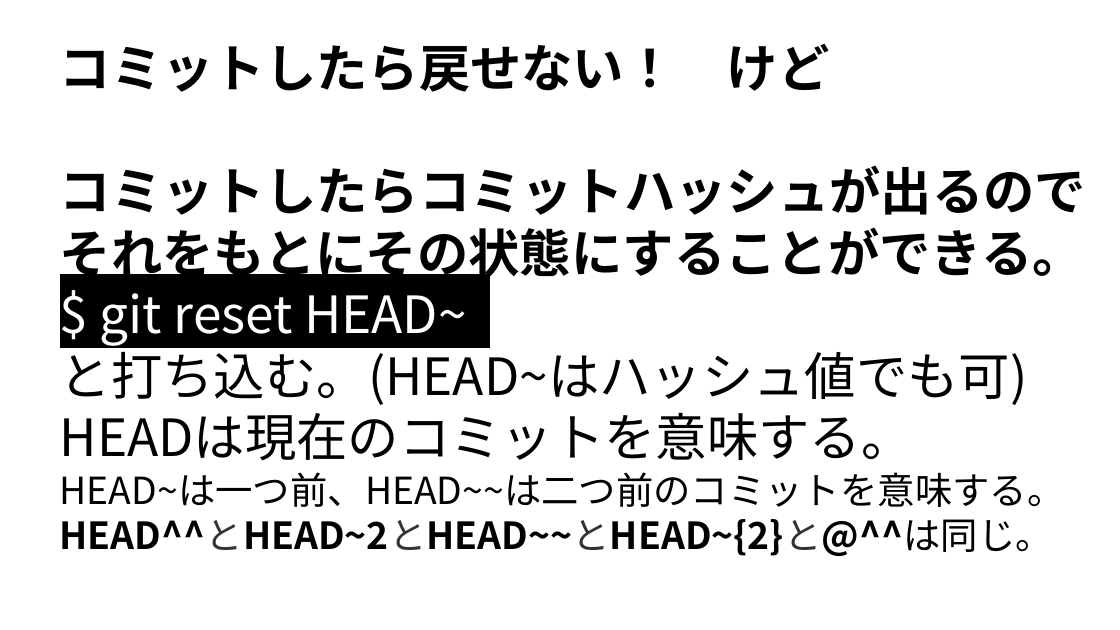
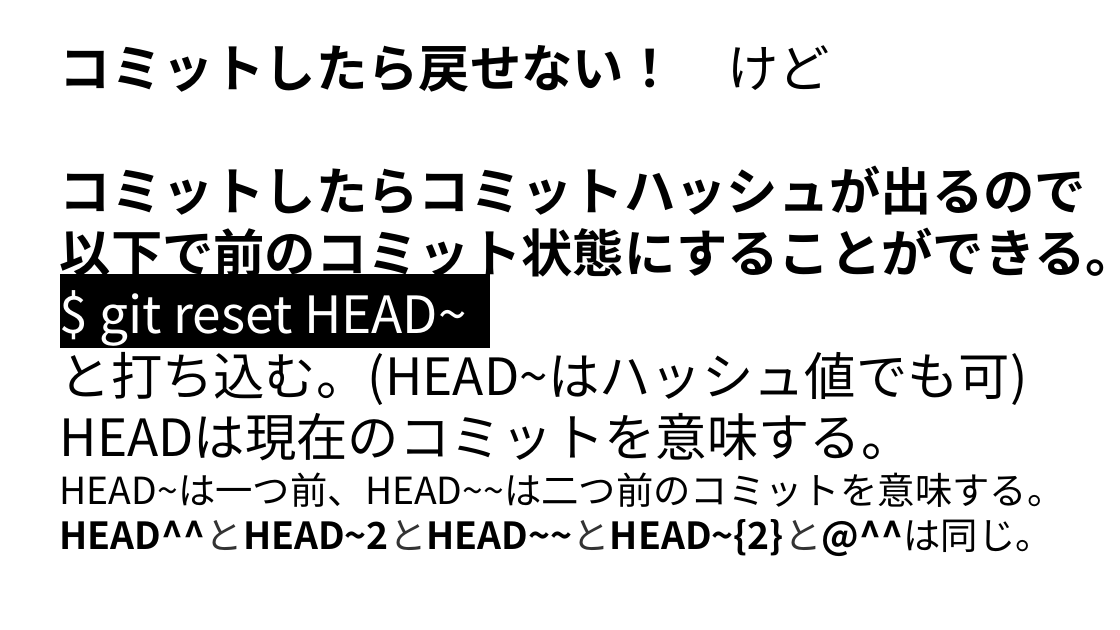
Before and after one commit to syalpon/master, a slide deck: slide 12 of git.pptx. Drawn at 1120x630 pixels with LibreOffice and Linux fonts; fonts in the diff are those of the drawing. Boxes give left, top, right and bottom in pixels: in the first picture for what was removed or moved away, otherwise in the second. Text is boxed around its words. In the diff, an @@ line names an element or a change of style, - is before the commit and + after.

```diff
--- a/git.pptx
+++ b/git.pptx
@@ text at bbox=[60, 45, 831, 92]: bold off in "けど" @@
@@ text at bbox=[60, 227, 1120, 285]: text changed @@
-それをもとにその状態にすることができる。
+以下で前のコミット状態にすることができる。
```
Also in this commit, not shown: 5 other slides changed, 5 slides added.
